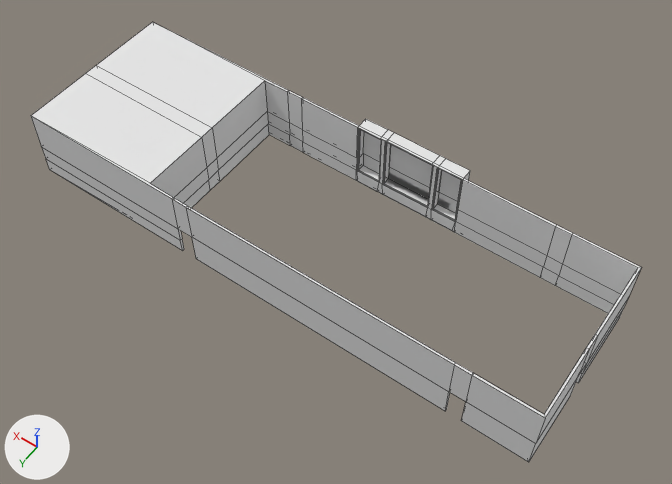
A saved change to the OBJ model Year3-Game/Assets/_Objects/SpeakeasyWalls.obj.
Both versions are drawn from a camera (50 mm lens) standing at (31.6, -15.6, 46.5) and looking at (52.2, -44.4, 1.3). The axes (+X, +Y, +Z) are drawn at lower left. The lights are the same throughout. Mesh edges are drawn as thin lines. Where no turn or scale is listed for an object, it has been applied to the vertices.

Objects in the first picture: 'Plane.019_Plane.021'.
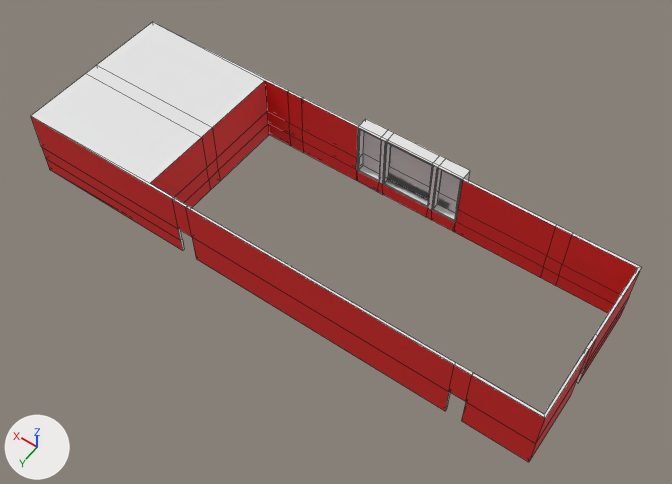
Pixel boxes [x1, y1, x2, y2] of what changed, in the pictures (672 x 484 px; the box of a moved part takes in the faces that stretch with it):
part 1 of me_plane_019_plane_021, moved or reshaped: [357, 143, 461, 220] in both
part 2 of me_plane_019_plane_021, recoloured (white to red): [31, 81, 641, 462] in both

Diff of the bpy script that builds the scene:
```diff
--- a/Year3-Game/Assets/_Objects/SpeakeasyWalls.obj.py
+++ b/Year3-Game/Assets/_Objects/SpeakeasyWalls.obj.py
@@ mat_material @@
+mat_material = principled_material('Material')
+mat_material.base_color = (0.8, 0.0158, 0.0135)  # red #e7221f
+mat_material.roughness = 0.526
@@ me_plane_019_plane_021 @@
 me_plane_019_plane_021.from_pydata(...)  # 288 vertices, 292 faces; spans x 35.7..72.1, y -51.1..-39.0, z 0.0..5.0
 # used by ob_plane_019_plane_021; location = (0.0, 0.0, 0.0)
+# me_plane_019_plane_021 part 1
+# 41 faces are deleted
+# 37 new faces join them, mat_material_002 (white #e7e7e7)
+# 4 new faces join them, mat_material (red #e7221f)
+# me_plane_019_plane_021 part 2: 69 faces spanning x 35.7..72.1, y -50.4..-39.0, z 0.0..5.0 switch from mat_material_002 (white #e7e7e7) to mat_material (red #e7221f)
```
